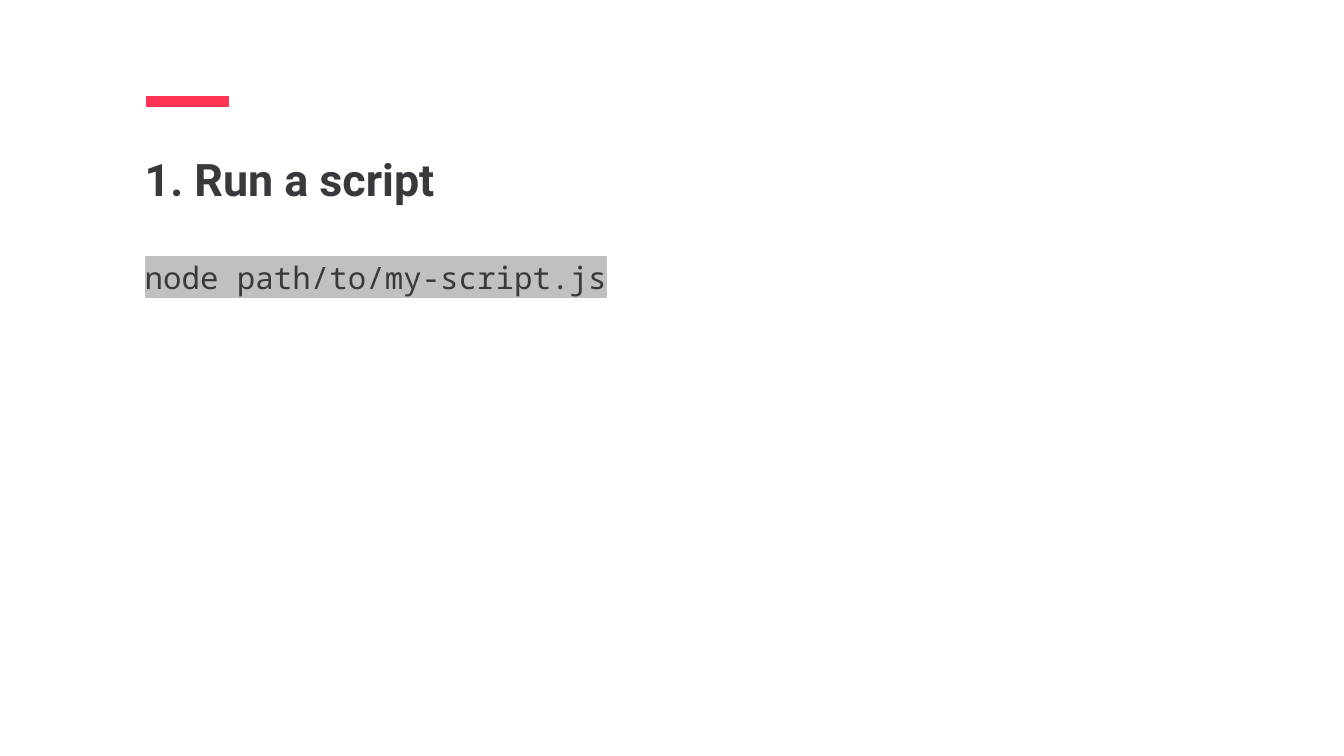
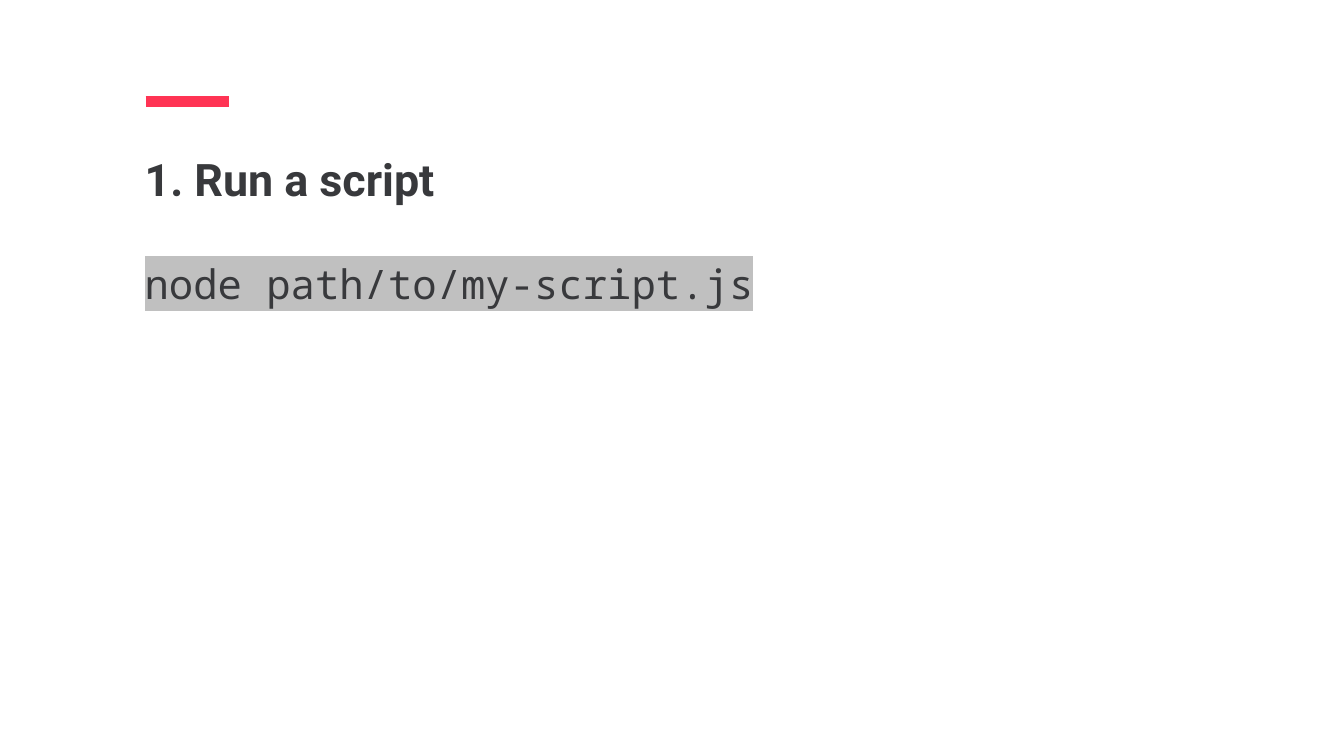
Before and after one commit to jpotapova/js-lecture-1, a slide deck: slide 7 of slides-full.pptx. Drawn at 1344x756 pixels with LibreOffice and Linux fonts; fonts in the diff are those of the drawing. Boxes give left, top, right and bottom in pixels: in the first picture for what was removed or moved away, otherwise in the second. Text is boxed around its words. In the diff, an @@ line names an element or a change of style, - is before the commit and + after.

```diff
--- a/slides-full.pptx
+++ b/slides-full.pptx
@@ text "node path/to/my-script.js" at [145,268,753,309]: size 44 to 58 pt @@
```
Also in this commit, not shown: 6 other slides changed, 6 slides removed, 13 other files.
